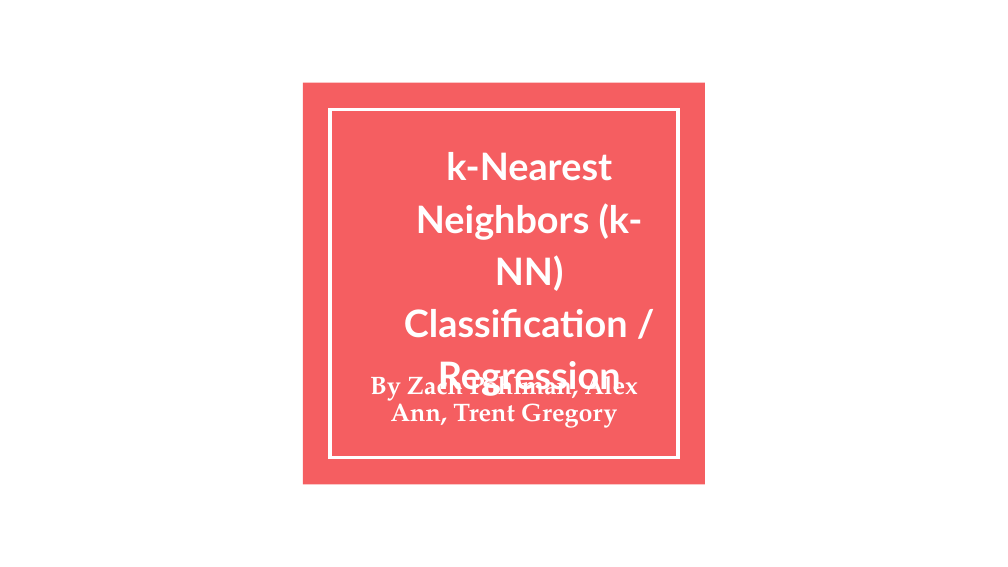
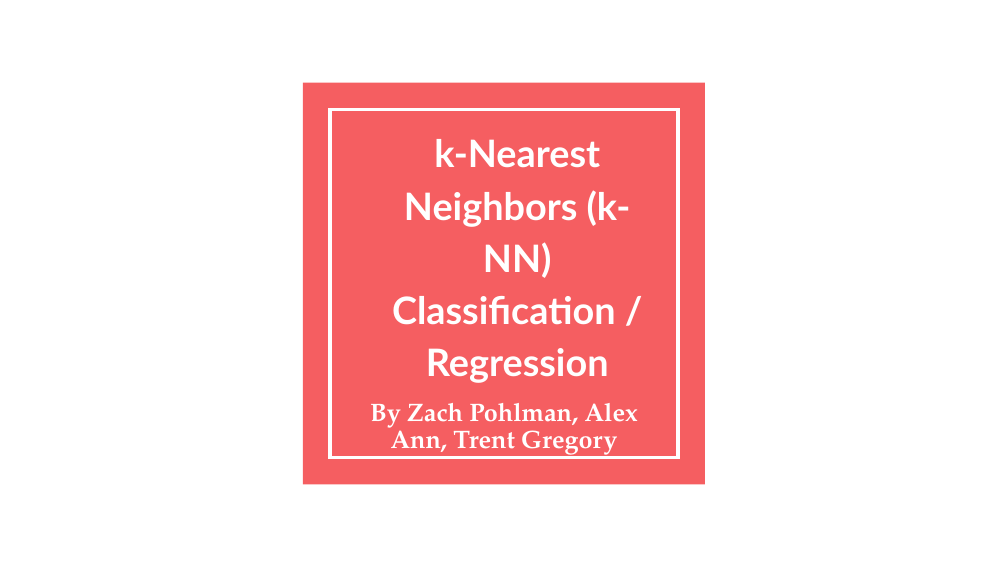
Before and after one commit to TrentNation/Data-Mining-Project-UG14, a slide deck: slide 1 of k-Nearest Neighbors (k-NN) Classification _ Regression.pptx. Drawn at 1008x567 pixels with LibreOffice and Linux fonts; fonts in the diff are those of the drawing. Boxes give left, top, right and bottom in pixels: in the first picture for what was removed or moved away, otherwise in the second. Text is boxed around its words. In the diff, an @@ line names an element or a change of style, - is before the commit and + after.

```diff
--- a/k-Nearest Neighbors (k-NN) Classification _ Regression.pptx
+++ b/k-Nearest Neighbors (k-NN) Classification _ Regression.pptx
@@ title "k-Nearest Neighbors (k-NN) Classification / ...": place and size @@
-title "k-Nearest Neighbors (k-NN) Classification / ..." at box(404, 152, 643, 396)
+title "k-Nearest Neighbors (k-NN) Classification / ..." at box(392, 139, 631, 383)
@@ subtitle "By Zach Pohlman, Alex Ann, ..." rewrapped from box(370, 368, 638, 428) to box(370, 403, 638, 458) @@
```
Also in this commit, not shown: 4 other slides changed, 7 slides added.
